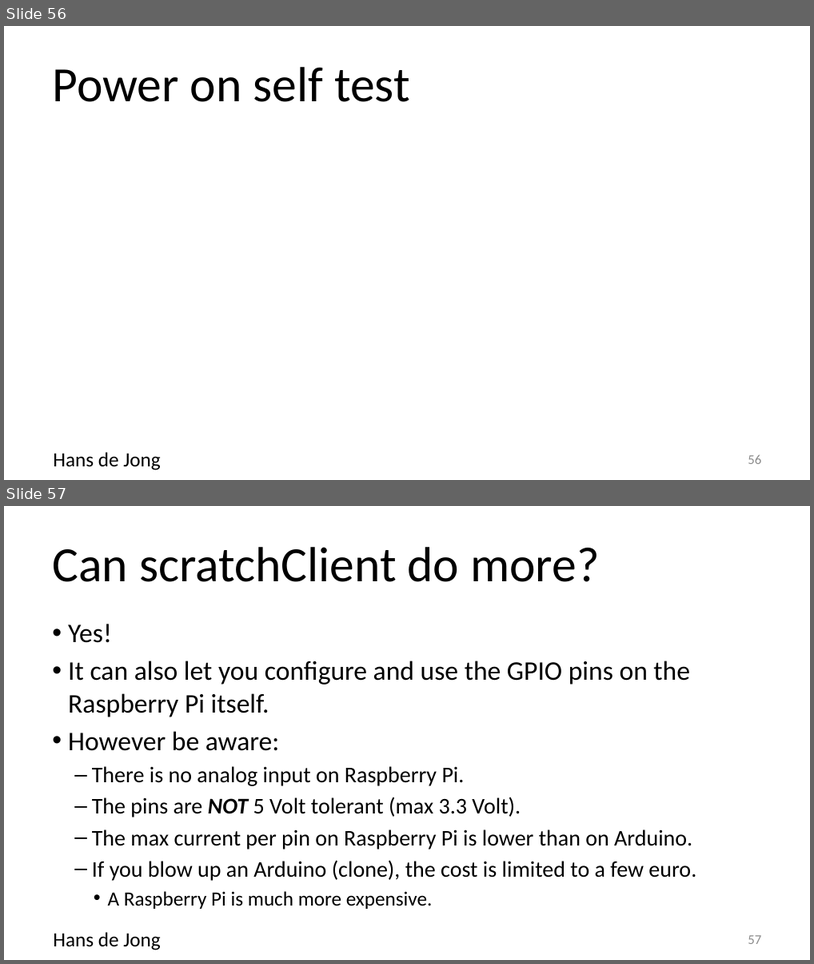
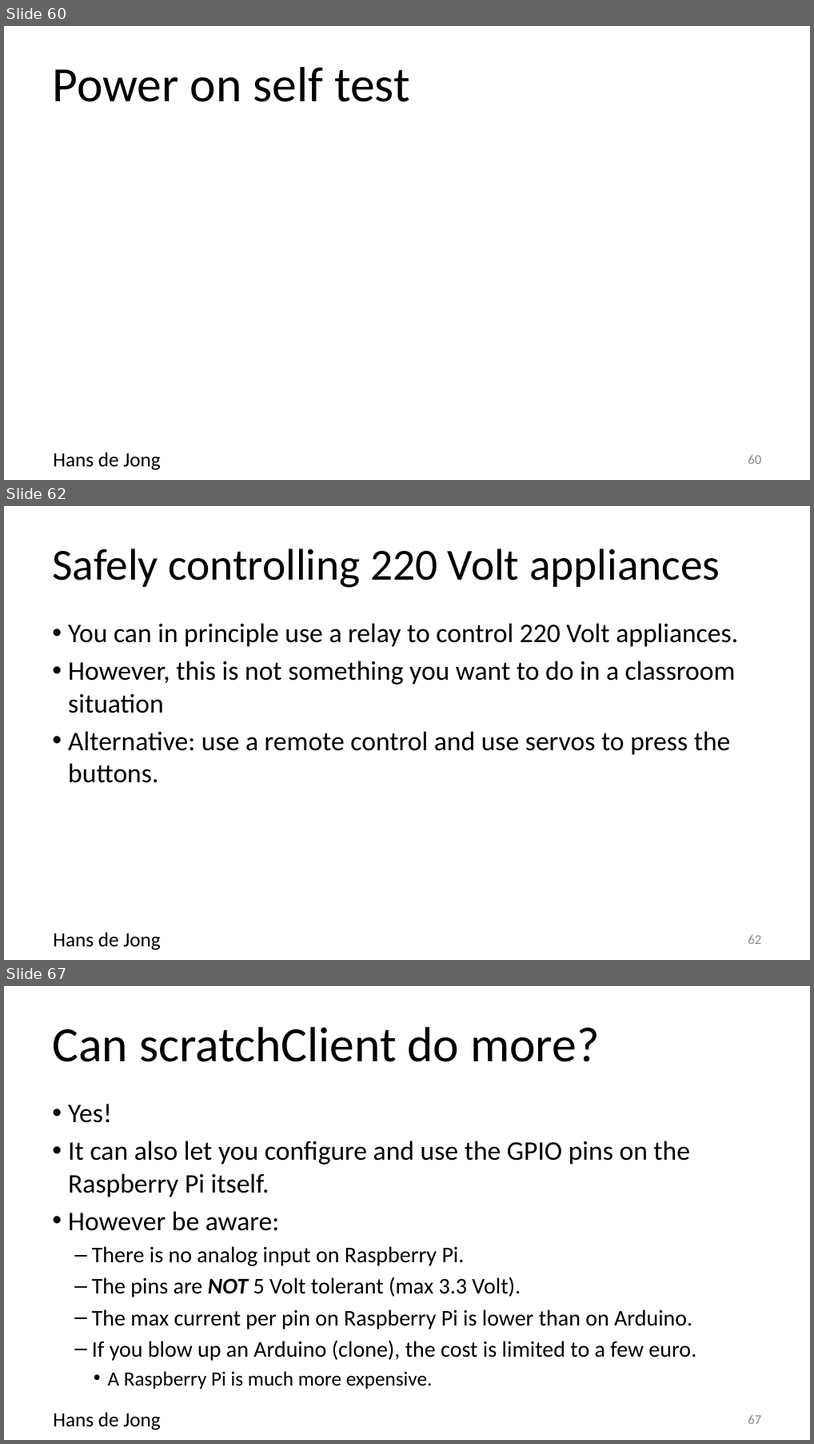
Before and after one commit to hansdejongehv/Weekendschool-PiAndMore, a slide deck: PiAndMore/Part-1--Breadboard/PiAndMore workshop physical computing with Arduino - part 1 - Beginners and Advanced.v0.3.pptx. Shown one above the other, each under a label of ours: slides 56 and 57 before the commit, slides 60, 62 and 67 after it; the slides between them are not shown. The pictures are 814x964 and 814x1444 pixels, drawn with LibreOffice and Linux fonts; fonts in the diff are those of the drawing; background and template pictures are left out. Boxes give left, top, right and bottom in pixels: in the first picture for what was removed or moved away, otherwise in the second. Text is boxed around its words. In the diff, an @@ line names an element or a change of style, - is before the commit and + after.

```diff
--- a/PiAndMore/Part-1--Breadboard/PiAndMore workshop physical computing with Arduino - part 1 - Beginners and Advanced.v0.3.pptx
+++ b/PiAndMore/Part-1--Breadboard/PiAndMore workshop physical computing with Arduino - part 1 - Beginners and Advanced.v0.3.pptx
@@ slide 62 added at (x1=4, y1=506, x2=810, y2=960), background #FFFFFF; not listed: 1 template element that a slide beside it also shows @@
@@ title added at (x1=52, y1=548, x2=720, y2=588), 39.6 pt, text #000000 @@
+Safely controlling 220 Volt appliances
@@ text added at (x1=68, y1=623, x2=738, y2=783), 24 pt, text #000000 @@
+• You can in principle use a relay to control 220 Volt appliances.
+• However, this is not something you want to do in a classroom situation
+• Alternative: use a remote control and use servos to press the buttons.
@@ page number added at (x1=748, y1=935, x2=762, y2=944), 12 pt, text #8C8C8C @@
+62
@@ what was slide 56 is now slide 60 @@
@@ page number at (x1=748, y1=455, x2=762, y2=464): text changed @@
-56
+60
@@ what was slide 57 is now slide 67 @@
@@ page number at (x1=748, y1=1415, x2=762, y2=1424): text changed @@
-57
+67
```
Also in this commit, not shown: 1 slide changed, 12 other slides added.
